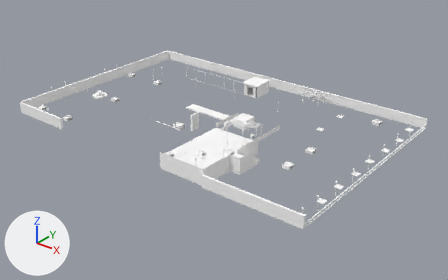
The OBJ model Assets/models/maps/veridant/chair-v2/dress-base.obj as it was, and as the next commit left it.
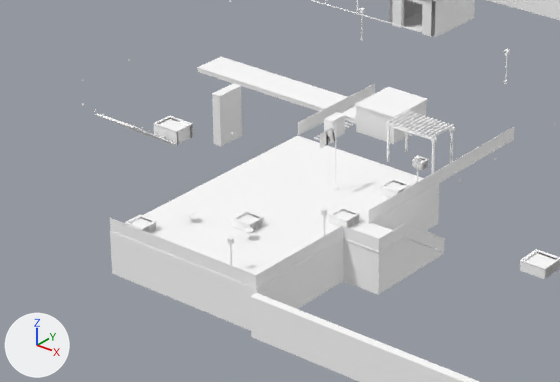
There are two pictures of each version: one whole from a 50 mm camera at (3789.0, -4555.0, 2722.0) aimed at (76.0, 87.0, -156.0), one close up on the part from 28% to 66% of the width and 31% to 72% of the height. Every picture has the same lights, and +X, +Y and +Z are marked at lower left. The last two pictures show the newer version. Where no turn or scale is listed for an object, it has been applied to the vertices. Vertices at exactly the same position are counted once.

The first close-up shows 'veridant_dress'.
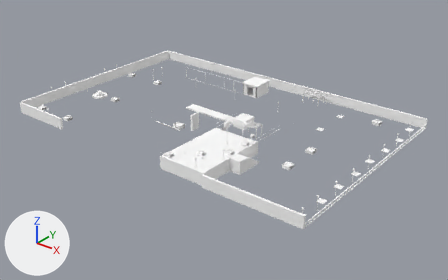
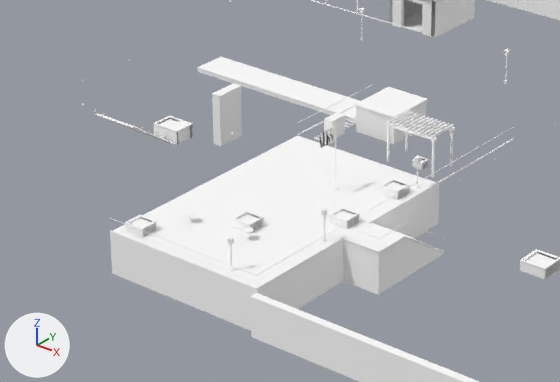
Changed parts and their boxes [x1, y1, x2, y2] in the close-ups (560 x 382 px):
part 1 of me_veridant_dress, deleted
    before: [123, 84, 514, 282]
part 2 of me_veridant_dress, cut back
    before: [110, 127, 514, 288]
    after: [110, 127, 514, 276]

What changed in the scene script:
```text
Change me_veridant_dress:
    used by ob_veridant_dress; location = (0.0, 0.0, 0.0)
    remove me_veridant_dress.from_pydata(...)  # 13565 vertices, 22488 faces; spans x -1924.0..1751.0, y -1024.0..1374.0, z 0.0..393.0
    add me_veridant_dress.from_pydata(...)  # 13165 vertices, 22288 faces; spans x -1924.0..1751.0, y -1024.0..1374.0, z 0.0..393.0
    me_veridant_dress part 1: 88 loose pieces with 352 vertices, spanning x 201.0..841.0, y -998.0..178.0, z 10.0..169.0, are deleted
    me_veridant_dress part 2
    48 vertices are removed from x 200.0..718.0, y -998.0..-153.0, z 131.0..169.0
    50 faces are deleted
    12 vertices move within x 200.0..718.0, y -998.0..-200.0, z 169.0
    3 new faces join them, mat_vr_print (white #ffffff)
    23 new faces join them, mat_vr_steel (white #ffffff)
    remove me_veridant_dress.materials.append(mat_vr_glass_clear)  # white #ffffff
```
